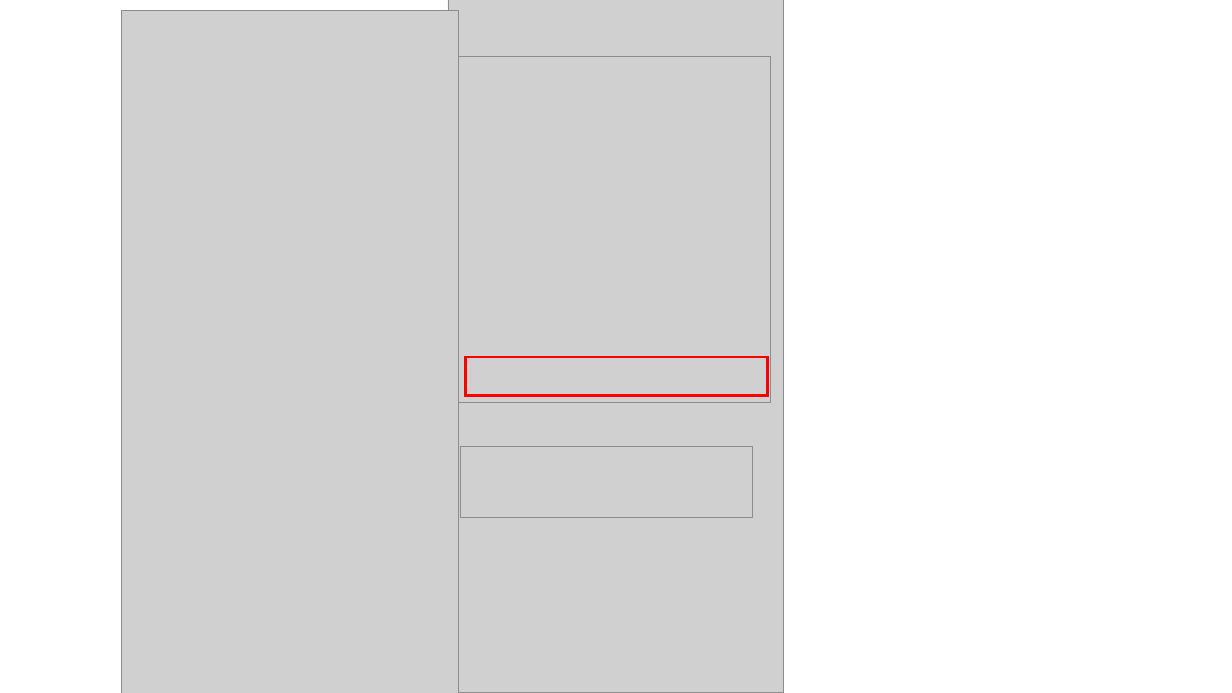
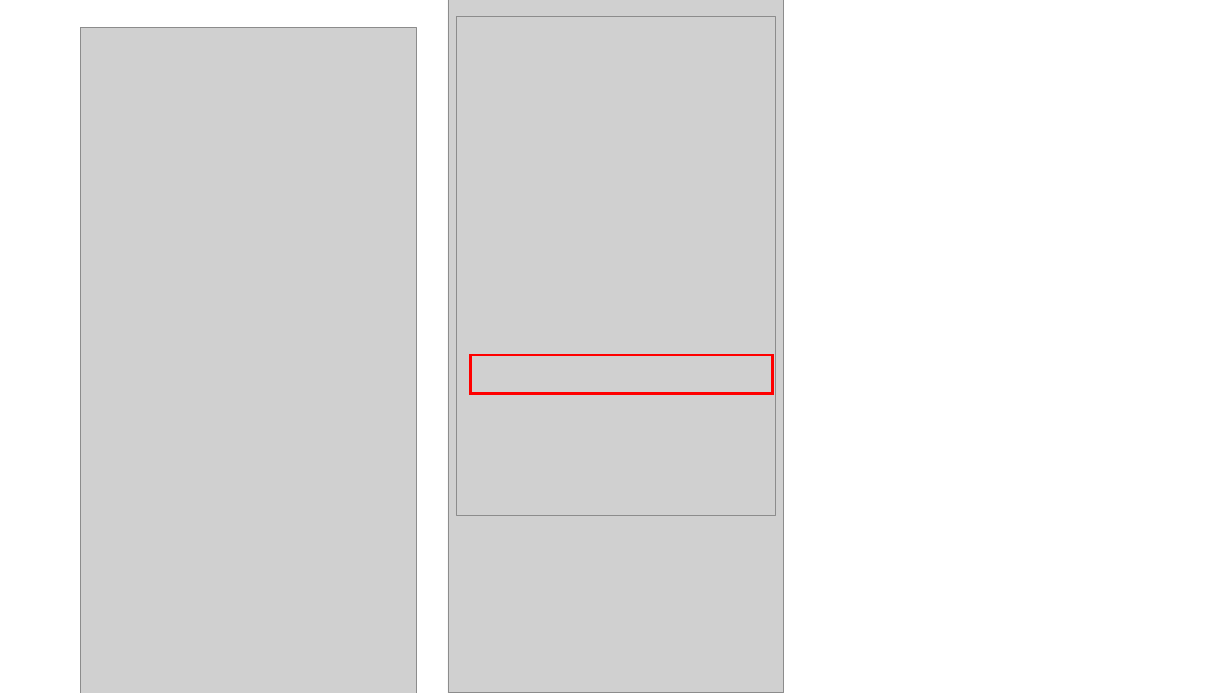
Before and after one commit to nishida2073/project_management, a slide deck: slide 9 of tool/smstokintone/docs/スクリーンショット.pptx. Drawn at 1232x693 pixels with LibreOffice and Linux fonts; fonts in the diff are those of the drawing; grey boxes stand for pictures. Boxes give left, top, right and bottom in pixels: in the first picture for what was removed or moved away, otherwise in the second. Text is boxed around its words. In the diff, an @@ line names an element or a change of style, - is before the commit and + after.

```diff
--- a/tool/smstokintone/docs/スクリーンショット.pptx
+++ b/tool/smstokintone/docs/スクリーンショット.pptx
@@ picture: place and size @@
-picture at [122,10,458,693]
+picture at [80,28,417,693]
@@ picture: place and size @@
-picture at [458,56,771,403]
+picture at [457,17,775,516]
@@ rectangle: place and size @@
-rectangle at [466,357,768,396]
+rectangle at [470,355,773,394]
@@ picture removed at [460,447,752,518] @@
```
Also in this commit, not shown: 7 other slides changed, 5 slides added, 5 slides removed, 10 other files.
